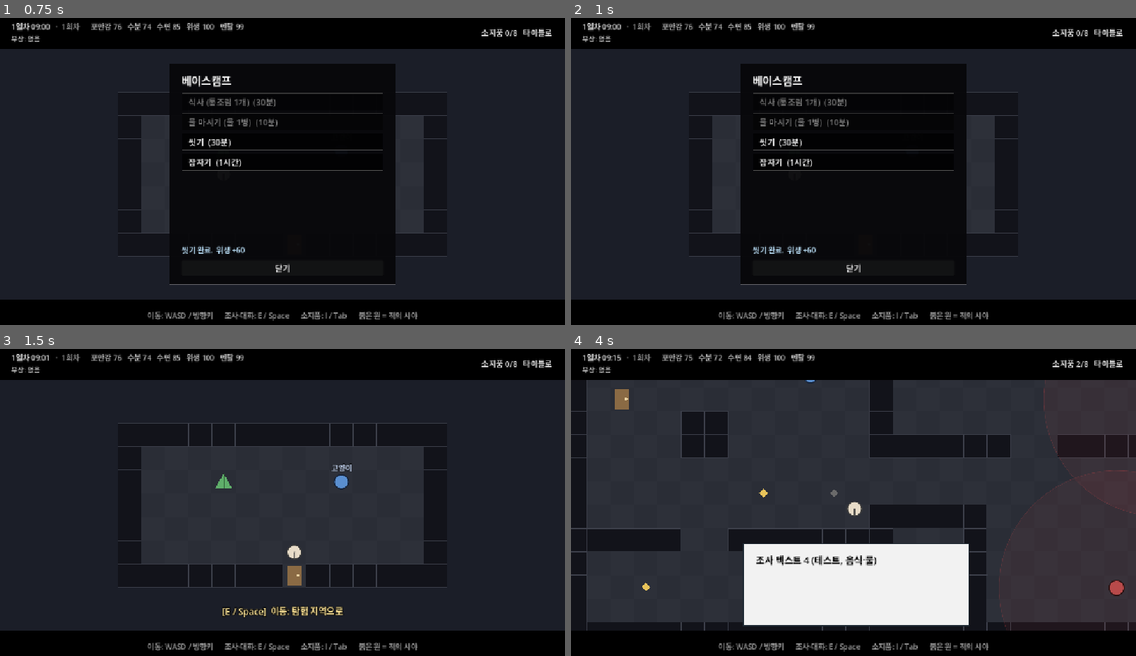
Above: before the commit, frames 1-4 (two rows, left to right).
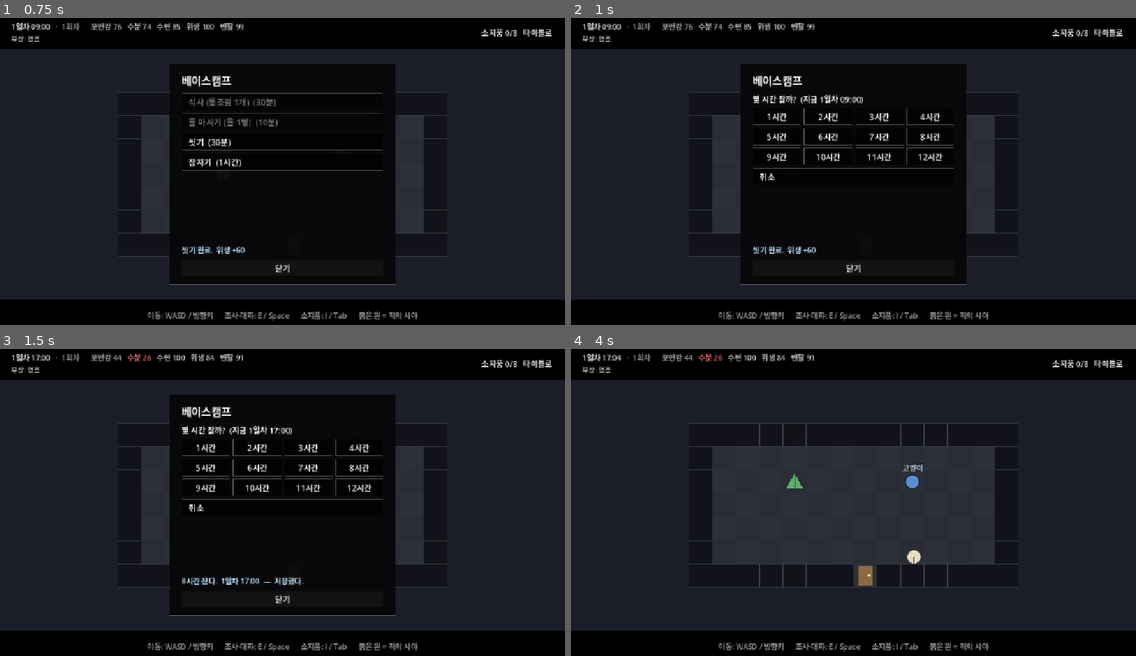
Above: after the commit, the same moments.

Repository: HomilBBANG/rt_Tevah
Game: Godot game, scene res://tests/basecamp_smoke.tscn
Same seed, same stepped clock (60 frames per second), same inputs: the game is played once before the commit and once after it. This scene is started directly instead of the project's main scene.
Inputs (mouse positions are in pixels of both pictures, inside the frame that each line leads up to):
- Up to frame 1 (0.75 s): click "씻기 (30분)" at 0.5 s
- Up to frame 2 (1 s): no input
- Up to frame 3 (1.5 s): click (282, 493) at 1.25 s, where only the run after the commit has a clickable "잠자기 (1시간)"
- Up to frame 4 (4 s): click (853, 398) at 2 s, where only the run after the commit has a clickable "쓰다듬는다 (저장)"; tap Enter (ui_accept) at 2.75, 3.02, 3.77 s; move the mouse to (977, 490) at 2.77 s; hold D (dodge_right) 2.78-3.53 s; hold E (interact) 2.78-3.53 s; click (977, 490) at 2.92 s; move the mouse to (740, 520) at 3.52 s; hold S (dodge_down) from 3.53 s (still down); tap E (interact) at 3.6 s

Frame 1 is identical in both runs. In frame 2, 2.2% of the frame differs, in the area x 32-68%, y 24-53%; in frame 3, 22%; in frame 4, 36%, in the area x 0-100%, y 1-92%.

Commit message:
Basecamp save via the cat or by sleeping in 1-hour units
- Cat NPC (shown when its condition holds) offers a 'pet (save)' choice
  using the new save effect; the effect refuses outside the basecamp
- Camp sleep opens a 1-12 hour picker; time and per-hour effects apply
  each hour and the run is saved on waking
- No standalone save button any more
- Tests: save effect inside/outside basecamp, hourly sleep, cat save,
  cat absent, continue returns to the cat save

Co-Authored-By: Claude Opus 5.5 <noreply@anthropic.com>

Diff:
--- a/autoload/save_manager.gd
+++ b/autoload/save_manager.gd
@@ -68,7 +68,12 @@
 	return FileAccess.file_exists(run_path())
 
 
-## 베이스캠프에서만 부른다
+## 탐험 회차는 베이스캠프에서만 저장할 수 있다 (§13)
+func can_save_run() -> bool:
+	return GameState.current_map != "" and GameState.current_map == DataLoader.get_config_str("basecamp_map")
+
+
+## can_save_run() 을 확인한 뒤 부른다
 func save_run() -> void:
 	_write(run_path(), GameState.run_to_dict())
 
--- a/autoload/story_runner.gd
+++ b/autoload/story_runner.gd
@@ -328,7 +328,18 @@
 				await _do_loot(e.id)
 			"goto":
 				redirect = e.id
+			"save":
+				_save_run()
 	return redirect
+
+
+## 효과 save: 베이스캠프에서만 회차 저장 (고양이에게 저장하기 등)
+func _save_run() -> void:
+	if SaveManager.can_save_run():
+		SaveManager.save_run()
+		message.emit("저장했다.  (%d일차 %s)" % [GameState.day(), GameState.clock_text()])
+	else:
+		message.emit("여기서는 저장할 수 없다.")
 
 
 func _give_item(item_id: String, amount: int) -> void:
--- a/core/expr.gd
+++ b/core/expr.gd
@@ -3,7 +3,7 @@
 ##
 ## 조건: has:id, has:id>=2, flag:x, wflag:x, stat:hp>=30, abil:stat_a>=3, surv:hunger<30, trait:x / 연산자 ! & | ( )  (우선순위 ! > & > |)
 ## 효과(; 구분): item:+id, item:-id, item:+id*2, stat:hp-10 / +10 / =10, setflag:x, clearflag:x,
-##              setwflag:x, loot:spot, goto:node, abil:stat_a+1 / -1 / =3, surv:hunger+40
+##              setwflag:x, loot:spot, goto:node, abil:stat_a+1 / -1 / =3, surv:hunger+40, save
 ##
 ## 문법 오류는 크래시하지 않는다: push_error 로 남기고 조건은 false, 효과는 그 항목만 건너뛴다.
 ##
@@ -68,6 +68,9 @@
 		m = _surv_re.search(e)
 		if m:
 			out.append({"type": "surv", "param": m.get_string(1), "op": m.get_string(2), "value": m.get_string(3).to_int()})
+			continue
+		if e == "save":
+			out.append({"type": "save"})
 			continue
 		m = _simple_re.search(e)
 		if m:
--- a/scenes/field/field.gd
+++ b/scenes/field/field.gd
@@ -4,7 +4,8 @@
 ## - 이동 중 게임 시계가 실시간으로 흐르고 생존 파라미터가 줄어든다 (전투·대화·메뉴 중에는 멈춤).
 ## - 적과 닿으면 턴제 전투(화면 위에 겹쳐 띄움) → 승리: 적 제거 / 도주: 잠시 유예 / 사망: 회차 종료
 ## - NPC 에게 말을 걸면 대화 화면(scenes/main_play)을 겹쳐 띄우고 필드 대화 진행, EXIT 에서 복귀.
-## - 베이스캠프 거점(camp)에서 식사·수면·위생·저장. 출구(exit)로 맵 이동.
+## - 베이스캠프 거점(camp)에서 식사·위생·잠(1시간 단위, 자고 나면 저장). 출구(exit)로 맵 이동.
+## - 저장은 베이스캠프에서만: 고양이가 와 있으면 고양이에게(대화 효과 save), 없으면 잠을 자야 저장된다.
 ## 회차 상태(시계·생존·몸·처치한 적·조사한 곳·소지품)는 GameState 에 있고, 베이스캠프에서만 저장된다.
 ##
 ## TODO(기획 미확정): 생존 파라미터가 낮을 때의 효과(§5), 탐험 중 종료 처리(§13.2 — 지금은 마지막 저장에서 이어짐),
@@ -151,6 +152,10 @@
 
 	var dirs := {"up": Vector2.UP, "down": Vector2.DOWN, "left": Vector2.LEFT, "right": Vector2.RIGHT}
 	for o in map.objects:
+		# 조건이 맞을 때만 나타나는 물체 (예: 베이스캠프에 찾아온 고양이)
+		# TODO(기획 확인): 고양이가 오는 조건(시간대·날짜·확률 등)은 미정 — FieldObjects.condition 으로 조정
+		if o.get("condition", "") != "" and not Expr.evaluate(o.condition, GameState):
+			continue
 		var pos := _tile_center(o.x, o.y)
 		match o.type:
 			"enemy":
@@ -351,17 +356,52 @@
 
 
 func _do_camp_action(a: Dictionary) -> void:
-	if a.kind == "save":
-		# 저장은 베이스캠프에서만 (§13)
-		if map.map_id != DataLoader.get_config_str("basecamp_map"):
-			%CampResult.text = "여기서는 저장할 수 없다."
-			return
-		SaveManager.save_run()
-		%CampResult.text = "저장했다.  (%d일차 %s)" % [GameState.day(), GameState.clock_text()]
+	if a.kind == "sleep":
+		_show_sleep_picker(a)
 		return
 	GameState.advance_time(float(a.minutes))
 	var got := await _run_effects(a.effects)
 	%CampResult.text = "%s 완료.%s" % [a.name, "" if got.is_empty() else "  " + "  ·  ".join(got)]
+	_build_camp_buttons()
+
+
+## 잠: 1시간 단위로 고른다
+func _show_sleep_picker(a: Dictionary) -> void:
+	for c in %CampActions.get_children():
+		%CampActions.remove_child(c)
+		c.queue_free()
+	var q := Label.new()
+	q.text = "몇 시간 잘까?  (지금 %d일차 %s)" % [GameState.day(), GameState.clock_text()]
+	%CampActions.add_child(q)
+	var grid := GridContainer.new()
+	grid.columns = 4
+	grid.add_theme_constant_override("h_separation", 6)
+	grid.add_theme_constant_override("v_separation", 6)
+	for h in range(1, DataLoader.get_config_int("sleep_max_hours", 12) + 1):
+		var b := ChoiceButton.new()
+		b.text = "%d시간" % h
+		b.alignment = HORIZONTAL_ALIGNMENT_CENTER
+		b.size_flags_horizontal = Control.SIZE_EXPAND_FILL
+		b.pressed.connect(sleep_hours.bind(a, h))
+		grid.add_child(b)
+	%CampActions.add_child(grid)
+	var cancel := ChoiceButton.new()
+	cancel.text = "취소"
+	cancel.pressed.connect(_build_camp_buttons)
+	%CampActions.add_child(cancel)
+
+
+## hours 시간 잔다: 1시간마다 시간이 흐르고 effects 적용. 자고 나면 저장 (베이스캠프 §13).
+## TODO(기획 확인): 고양이가 있어도 잠으로 저장되게 둠 (고양이는 잠 없이 저장하는 추가 수단).
+func sleep_hours(a: Dictionary, hours: int) -> void:
+	for i in hours:
+		GameState.advance_time(60)
+		await _run_effects(a.effects)
+	var result := "%d시간 잤다.  %d일차 %s" % [hours, GameState.day(), GameState.clock_text()]
+	if SaveManager.can_save_run():
+		SaveManager.save_run()
+		result += "  —  저장했다."
+	%CampResult.text = result
 	_build_camp_buttons()
 
 
--- a/tests/basecamp_smoke.gd
+++ b/tests/basecamp_smoke.gd
@@ -32,12 +32,43 @@
 	var t0 := GameState.clock
 	await _press_button("씻기  (30분)")
 	check(is_equal_approx(GameState.clock - t0, 30.0) and GameState.get_survival("hygiene") == 100.0, "씻기: 30분, 위생 회복")
-	await _press_button("푹 자기  (8시간)")
-	check(is_equal_approx(GameState.clock - t0, 510.0), "수면 8시간 → 16:30 (%s)" % GameState.clock_text())
+	check(_find_button(f, "저장").text == "", "따로 '저장' 버튼은 없음 (잠·고양이로만)")
+	check(not SaveManager.has_run_save(), "아직 저장 안 됨")
+	await _press_button("잠자기  (1시간)")
+	check(_find_button(f, "12시간").is_inside_tree() and not _find_button(f, "13시간").is_inside_tree(), "1~12시간 고르기")
+	await _snap("sleep_picker")
+	await _press_button("8시간")
+	await _wait(0.3)
+	check(is_equal_approx(GameState.clock - t0, 510.0), "8시간 잠 → 16:30 (%s)" % GameState.clock_text())
+	check(SaveManager.has_run_save() and "저장했다" in f.get_node("%CampResult").text, "자고 나면 저장")
 	await _snap("camp_menu")
-	await _press_button("저장")
-	check(SaveManager.has_run_save() and "저장했다" in f.get_node("%CampResult").text, "베이스캠프에서 저장")
 	await _press_button("닫기")
+
+	# 고양이에게 저장 (고양이 (9,2) 아래에서 말 걸기)
+	SaveManager.delete_run_save()
+	check(f.npcs.size() == 1 and f.npcs[0].data.name == "고양이", "고양이가 베이스캠프에 와 있음")
+	_teleport(9, 3)
+	await _wait(0.15)
+	check("대화: 고양이" in f.get_node("%Prompt").text, "고양이 근처 → 대화 안내")
+	_press("interact")
+	await _wait(0.3)
+	var dlg: Node = f._dialogue_ui
+	await _snap("cat")
+	var pet := _find_button(dlg, "쓰다듬는다 (저장)")
+	pet.pressed.emit()
+	await _wait(0.2)
+	check(SaveManager.has_run_save(), "고양이를 쓰다듬어 저장")
+	var saved_at := GameState.clock_text()
+	await _snap("cat_saved")
+	dlg.advance()
+	await _wait(0.2)
+	check(f._dialogue_ui == null and not f.frozen, "'저장했다' 보여준 뒤 필드로")
+	# 고양이가 없으면 맵에 나타나지 않는다
+	GameState.set_wflag("cat_away")
+	f.load_map("basecamp")
+	await _wait(0.1)
+	check(f.npcs.is_empty(), "고양이 없음 (condition 거짓) → 잠으로만 저장")
+	GameState.world_flags.erase("cat_away")
 
 	# 탐험 맵으로
 	_teleport(7, 5)   # 출구 (7,6) 위
@@ -81,8 +112,8 @@
 	f.queue_free()
 	await _wait(0.1)
 	check(SaveManager.load_run(), "이어하기")
-	check(GameState.current_map == "basecamp" and GameState.clock_text() == "16:30" and GameState.item_count("food") == 0,
-		"마지막 저장(베이스캠프 16:30)으로 돌아감")
+	check(GameState.current_map == "basecamp" and GameState.clock_text() == saved_at and GameState.item_count("food") == 0,
+		"마지막 저장(고양이에게 저장한 %s, 베이스캠프)으로 돌아감" % saved_at)
 
 	SaveManager.delete_all()
 	print("[basecamp_smoke] 스크린샷 %d장, 실패 %d → %s" % [_shot, _fail, ProjectSettings.globalize_path("user://basecamp_smoke")])
--- a/tests/test_expr.gd
+++ b/tests/test_expr.gd
@@ -99,6 +99,8 @@
 	eff("surv:hunger+40;surv:sleep=10", [
 		{"type": "surv", "param": "hunger", "op": "+", "value": 40},
 		{"type": "surv", "param": "sleep", "op": "=", "value": 10}], 0)
+	eff("save;setflag:x", [{"type": "save"}, {"type": "setflag", "id": "x"}], 0)
+	eff("save:now", [], 1)
 	eff("", [], 0)
 	eff(";;", [], 0)
 	eff("item:+", [], 1)
--- a/tests/test_survival.gd
+++ b/tests/test_survival.gd
@@ -38,12 +38,14 @@
 	check(messages.has("사용: 통조림(테스트)") and messages.has("포만감 +40"), "사용 메시지: %s" % [messages])
 
 	# ---------- 베이스캠프 행동
-	var sleep8: Dictionary = DataLoader.camp_actions.filter(func(a): return a.action_id == "camp_sleep8")[0]
+	var sleep: Dictionary = DataLoader.camp_actions.filter(func(a): return a.kind == "sleep")[0]
+	check(sleep.minutes == 60, "잠은 1시간 단위")
 	var before_sleep := GameState.get_survival("sleep")
 	var before_clock := GameState.clock
-	GameState.advance_time(sleep8.minutes)
-	await StoryRunner.run_effects(sleep8.effects)
-	check(GameState.clock - before_clock == 480.0, "수면 8시간 → 시계 +8시간")
+	for i in 8:   # 필드에서 8시간을 고른 것과 같은 처리
+		GameState.advance_time(sleep.minutes)
+		await StoryRunner.run_effects(sleep.effects)
+	check(GameState.clock - before_clock == 480.0, "8시간 자기 → 시계 +8시간")
 	check(GameState.get_survival("sleep") > before_sleep, "수면 회복 (%.0f → %.0f)" % [before_sleep, GameState.get_survival("sleep")])
 	GameState.change_survival("sleep", "+", 999)
 	check(GameState.get_survival("sleep") == 100.0, "최대치에서 멈춤")
@@ -53,6 +55,15 @@
 	await StoryRunner.run_effects("loot:spot_supply")
 	check(GameState.clock - t0 == 10.0 and GameState.item_count("food") == 2 and GameState.item_count("water") == 2,
 		"보급 상자 조사 → 10분, 음식·물 2개씩")
+
+	# ---------- 효과 save: 베이스캠프에서만
+	messages.clear()
+	GameState.current_map = "test_field"
+	await StoryRunner.run_effects("save")
+	check(not SaveManager.has_run_save() and messages.has("여기서는 저장할 수 없다."), "탐험 지역에서는 save 효과로 저장 안 됨")
+	GameState.current_map = "basecamp"
+	await StoryRunner.run_effects("save")
+	check(SaveManager.has_run_save() and messages.any(func(m): return m.begins_with("저장했다")), "베이스캠프에서는 save 효과로 저장")
 
 	# ---------- 저장 → 불러오기
 	GameState.player_body.left_arm.hp = 0
Not shown, changed: CLAUDE.md
